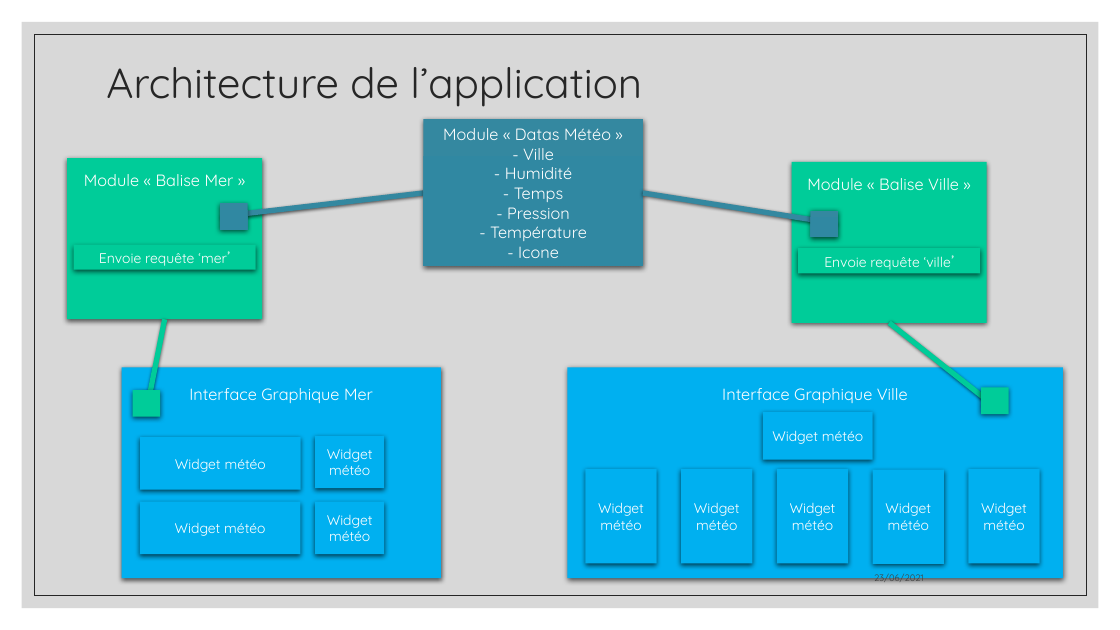
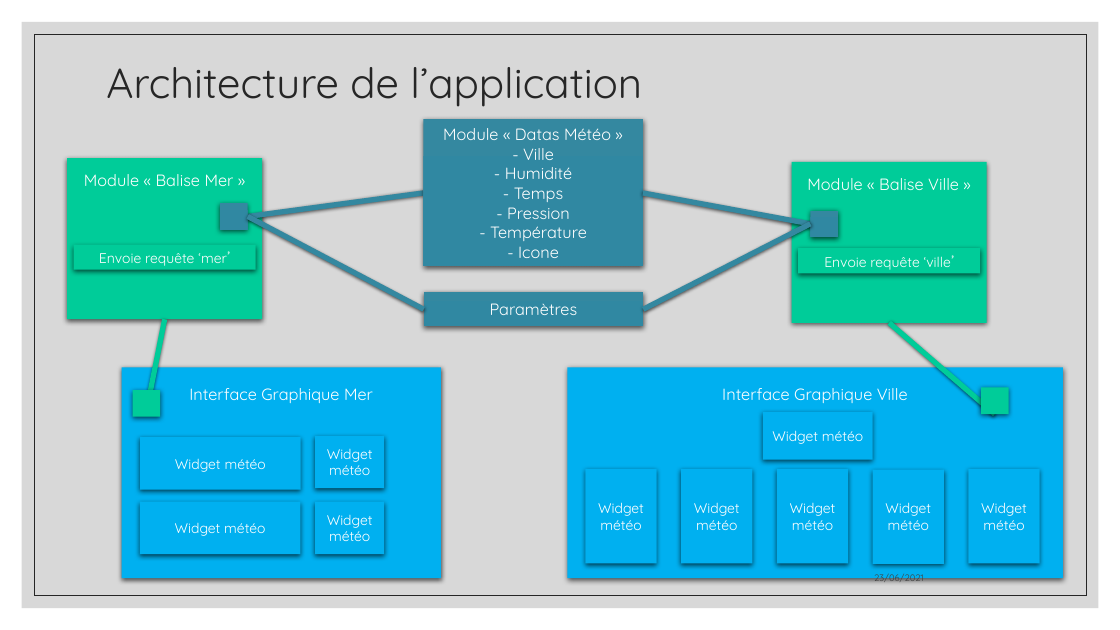
Before and after one commit to aiekick/ProjectStationMeteo, a slide deck: slide 31 of doc/StationMeteo_Soutenance_Stephane.pptx (slide 30 before the commit). Drawn at 1120x630 pixels with LibreOffice and Linux fonts; fonts in the diff are those of the drawing. Boxes give left, top, right and bottom in pixels: in the first picture for what was removed or moved away, otherwise in the second. Text is boxed around its words. In the diff, an @@ line names an element or a change of style, - is before the commit and + after.

```diff
--- a/doc/StationMeteo_Soutenance_Stephane.pptx
+++ b/doc/StationMeteo_Soutenance_Stephane.pptx
@@ arrow moved from (423, 193) - (220, 217) to (423, 193) - (248, 217) @@
@@ arrow (423, 193) - (248, 217): arrow to line @@
@@ arrow moved from (643, 193) - (839, 223) to (643, 193) - (811, 223) @@
@@ arrow (643, 193) - (811, 223): arrow to line @@
@@ line added from (423, 309) to (248, 217), #3488A0 4.5 pt @@
@@ line added from (644, 309) to (811, 223), #3488A0 4.5 pt @@
@@ rectangle added at [423, 292, 643, 327], fill gradient #3488A0 to #3189A2 to #3188A1, 14 pt, text #FFFFFF @@
+Paramètres
@@ arrow moved from (890, 323) - (999, 409) to (890, 323) - (995, 414) @@
@@ arrow (890, 323) - (995, 414): arrow to line @@
```
Also in this commit, not shown: 7 other slides changed, 15 slides added, 6 slides removed, 1 other file.
